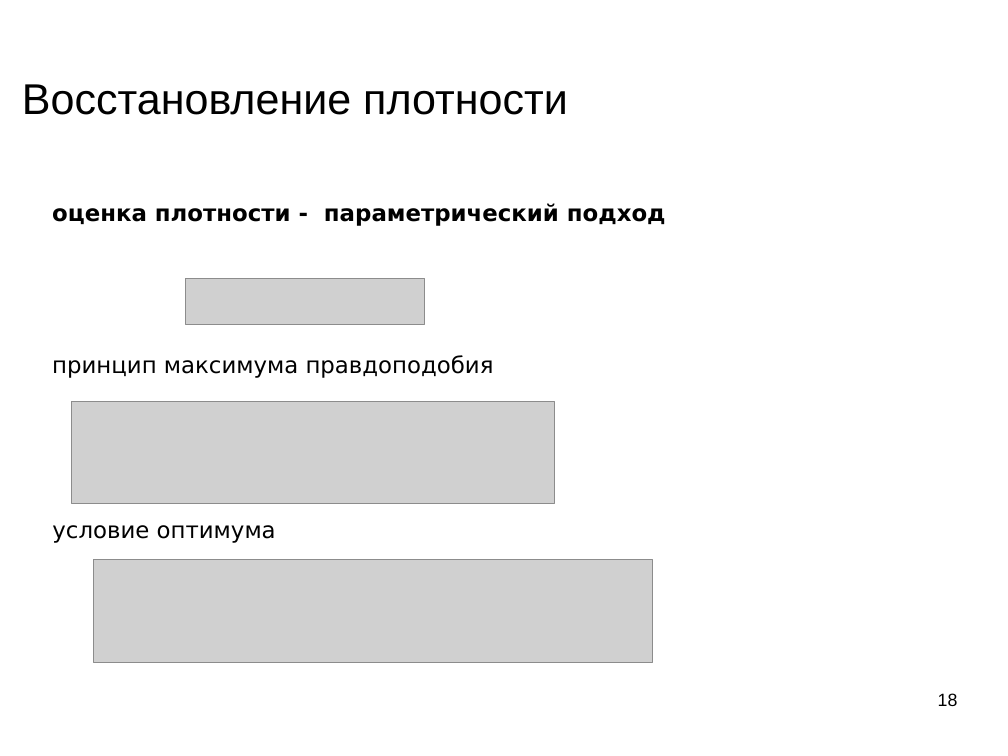
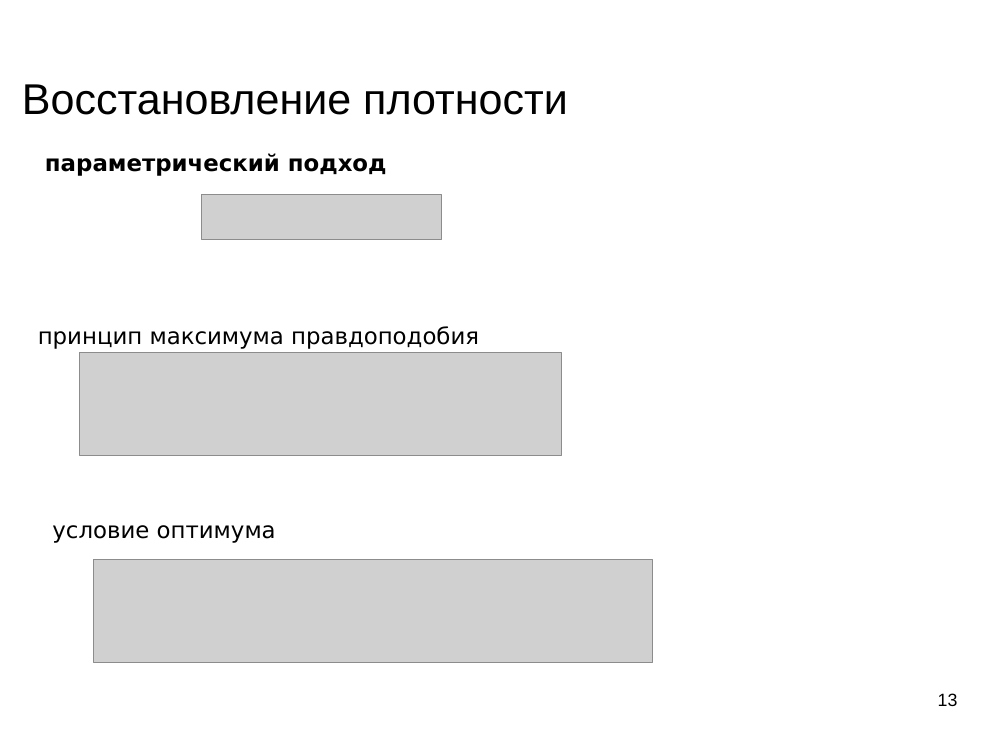
Before and after one commit to mechanoid5/ml_lectorium_legacy, a slide deck: slide 13 of 05-em.odp (slide 18 before the commit). Drawn at 1008x756 pixels with LibreOffice and Linux fonts; fonts in the diff are those of the drawing; grey boxes stand for pictures; background and template pictures are left out. Boxes give left, top, right and bottom in pixels: in the first picture for what was removed or moved away, otherwise in the second. Text is boxed around its words. In the diff, an @@ line names an element or a change of style, - is before the commit and + after.

```diff
--- a/05-em.odp
+++ b/05-em.odp
@@ text at bbox=[45, 153, 387, 176]: text changed @@
-оценка плотности - параметрический подход
+параметрический подход
@@ picture: place and size @@
-picture at bbox=[186, 279, 425, 325]
+picture at bbox=[201, 195, 441, 241]
@@ text "принцип максимума правдоподобия": place and size @@
-text "принцип максимума правдоподобия" at bbox=[52, 355, 494, 378]
+text "принцип максимума правдоподобия" at bbox=[38, 326, 479, 349]
@@ picture: place and size @@
-picture at bbox=[72, 402, 554, 504]
+picture at bbox=[80, 353, 562, 456]
@@ page number at bbox=[938, 693, 958, 706]: text changed @@
-18
+13
```
Also in this commit, not shown: 7 other slides changed, 1 slide added, 7 slides removed, 2 other files.
